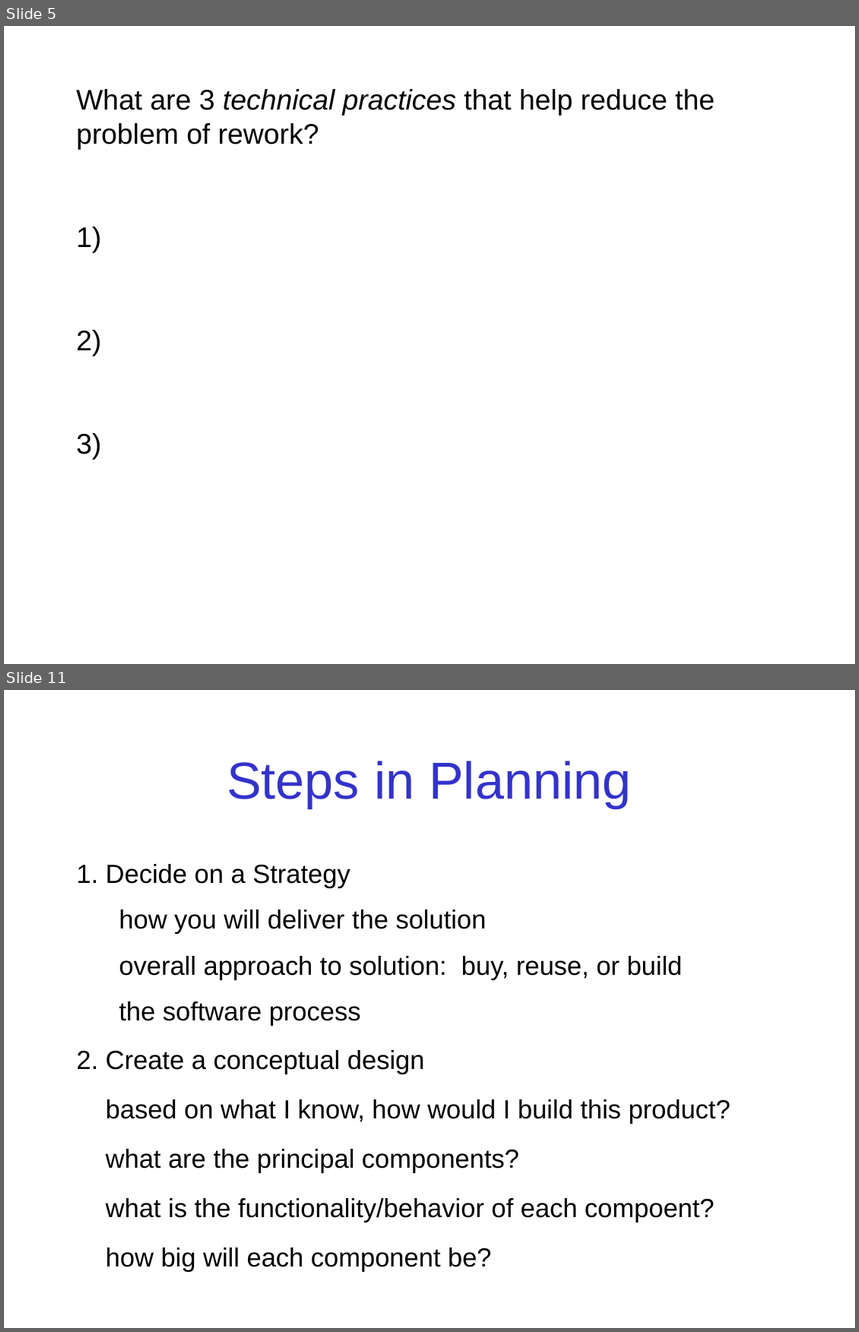
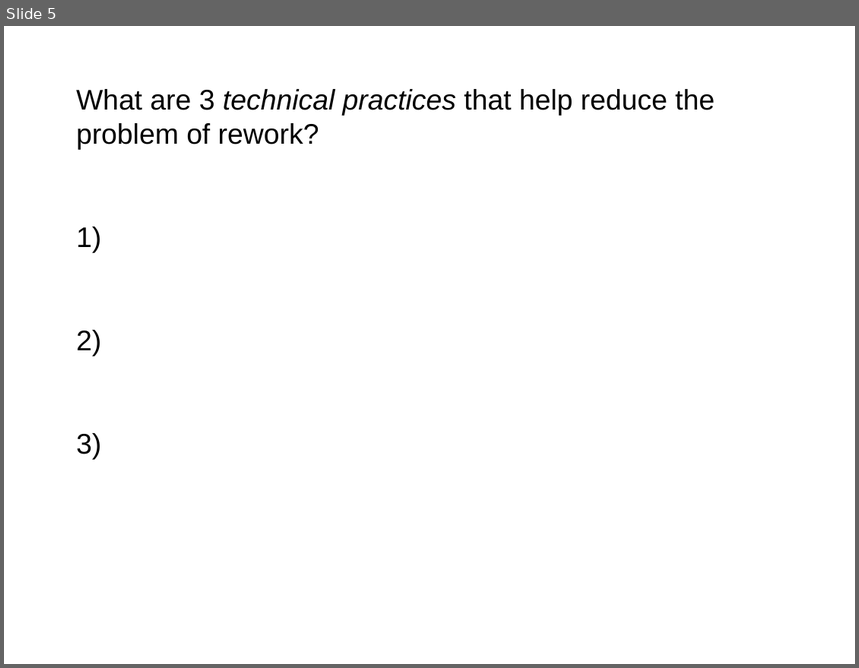
Before and after one commit to jbrucker/SoftwareProcess, a slide deck: week2/1-Review-Questions.ppt. Shown one above the other, each under a label of ours: slides 5 and 11 before the commit, slide 5 after it; the slides between them are not shown. The pictures are 859x1332 and 859x668 pixels, drawn with LibreOffice and Linux fonts; fonts in the diff are those of the drawing. Boxes give left, top, right and bottom in pixels: in the first picture for what was removed or moved away, otherwise in the second. Text is boxed around its words. In the diff, an @@ line names an element or a change of style, - is before the commit and + after.

```diff
--- a/week2/1-Review-Questions.ppt
+++ b/week2/1-Review-Questions.ppt
@@ slide 11 removed at (x1=4, y1=690, x2=855, y2=1328), background #FFFFFF @@
@@ title removed at (x1=227, y1=761, x2=631, y2=809) @@
-Steps in Planning
@@ text removed at (x1=76, y1=864, x2=731, y2=1272) @@
-1. Decide on a Strategy
-  how you will deliver the solution
-  overall approach to solution: buy, reuse, or build
-  the software process
-2. Create a conceptual design
-based on what I know, how would I build this product?
-what are the principal components?
-what is the functionality/behavior of each compoent?
-how big will each component be?
```
Also in this commit, not shown: 1 slide changed, 5 slides added, 7 other slides removed, 3 other files.
